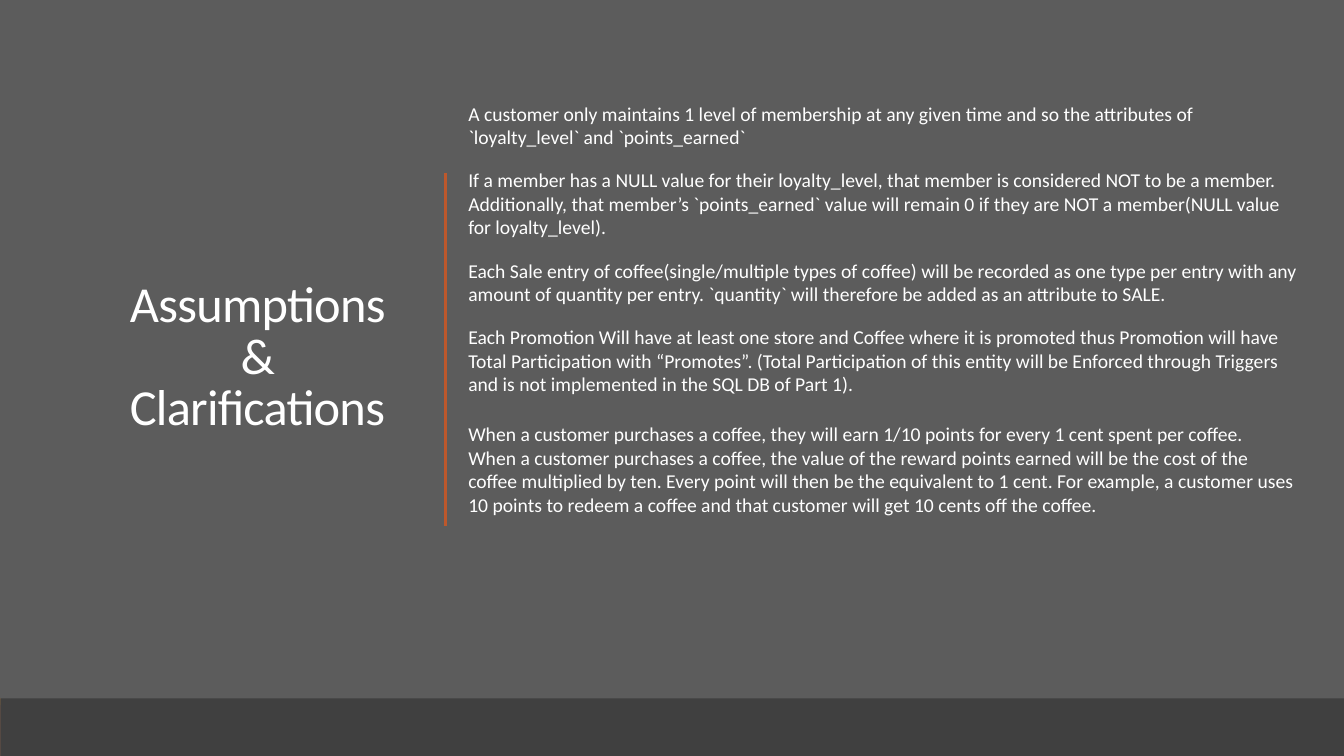
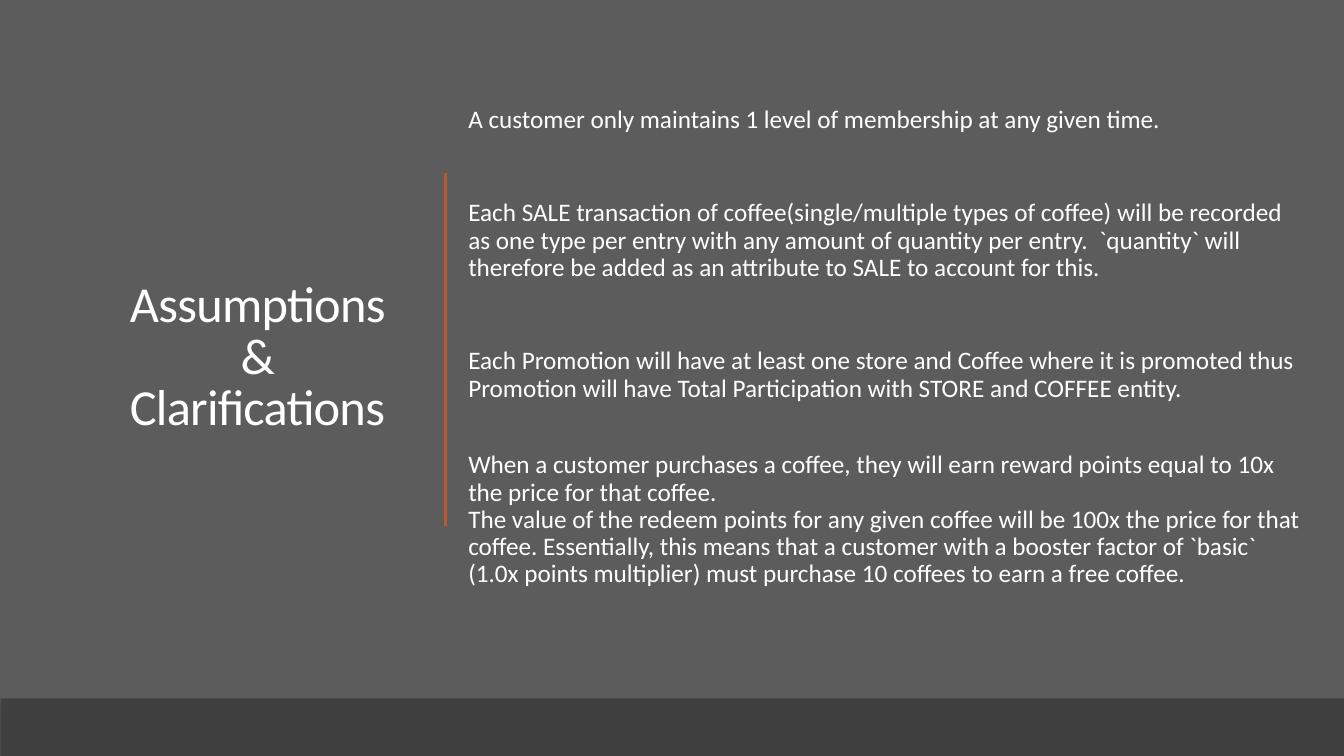
Before and after one commit to cnecciai/BoutiqueCoffee, a slide deck: slide 7 of Phase I/ER Model.pptx. Drawn at 1344x756 pixels with LibreOffice and Linux fonts; fonts in the diff are those of the drawing. Boxes give left, top, right and bottom in pixels: in the first picture for what was removed or moved away, otherwise in the second. Text is boxed around its words. In the diff, an @@ line names an element or a change of style, - is before the commit and + after.

```diff
--- a/Phase I/ER Model.pptx
+++ b/Phase I/ER Model.pptx
@@ text at (468,110,1299,586): text changed; size 14 to 18 pt @@
-A customer only maintains 1 level of membership at any given time and so the attributes of `loyalty_level` and `points_earned`
-If a member has a NULL value for their loyalty_level, that member is considered NOT to be a member. Additionally, that member’s `points_earned` value will remain 0 if they are NOT a member(NULL value for loyalty_level).
-Each Sale entry of coffee(single/multiple types of coffee) will be recorded as one type per entry with any amount of quantity per entry. `quantity` will therefore be added as an attribute to SALE.
-Each Promotion Will have at least one store and Coffee where it is promoted thus Promotion will have Total Participation with “Promotes”. (Total Participation of this entity will be Enforced through Triggers and is not implemented in the SQL DB of Part 1).
-When a customer purchases a coffee, they will earn 1/10 points for every 1 cent spent per coffee.
-When a customer purchases a coffee, the value of the reward points earned will be the cost of the coffee multiplied by ten. Every point will then be the equivalent to 1 cent. For example, a customer uses 10 points to redeem a coffee and that customer will get 10 cents off the coffee.
+A customer only maintains 1 level of membership at any given time.
+Each SALE transaction of coffee(single/multiple types of coffee) will be recorded as one type per entry with any amount of quantity per entry. `quantity` will therefore be added as an attribute to SALE to account for this.
+Each Promotion will have at least one store and Coffee where it is promoted thus Promotion will have Total Participation with STORE and COFFEE entity.
+When a customer purchases a coffee, they will earn reward points equal to 10x the price for that coffee.
+The value of the redeem points for any given coffee will be 100x the price for that coffee. Essentially, this means that a customer with a booster factor of `basic` (1.0x points multiplier) must purchase 10 coffees to earn a free coffee.
```
Also in this commit, not shown: 3 other slides changed, 4 other files.
